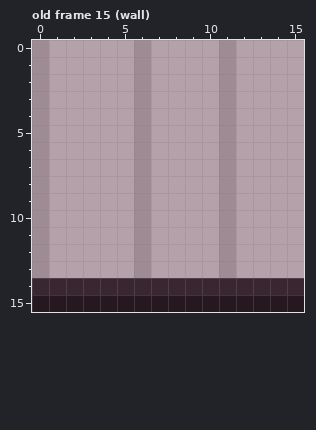
Two states of a pixel-art file, art/house_tiles/purple_floors.aseprite. Above, as it was before the edit.
16x16 pixels, 32 frames. Colours within 5 levels of each other are drawn and written as one. Shown: old frame 15 (wall). The commit also changed other frames, which this record leaves out.
Once edited:
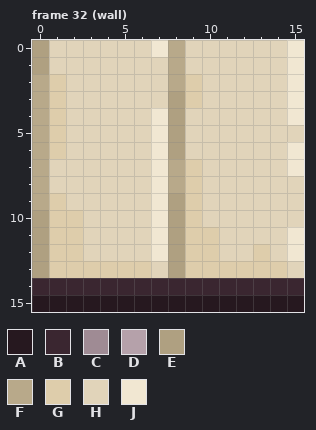
Palette (. is transparent): A #26181f  B #3a2630  C #9f8b94  D #b5a1aa  E #afa081  F #b8a98a  G #decdab  H #e1d4ba  J #f1e7d2
A new or re-ordered frame is compared with the old frame closest to it.
Edits made:
frames 32 -> 35
--- frame 32 (wall) is new; against old frame 15 (wall)
@@ x 0..15 @@
- 0 CDDDDDCDDDDCDDDD
- 1 CDDDDDCDDDDCDDDD
- 2 CDDDDDCDDDDCDDDD
- 3 CDDDDDCDDDDCDDDD
- 4 CDDDDDCDDDDCDDDD
- 5 CDDDDDCDDDDCDDDD
- 6 CDDDDDCDDDDCDDDD
- 7 CDDDDDCDDDDCDDDD
- 8 CDDDDDCDDDDCDDDD
- 9 CDDDDDCDDDDCDDDD
-10 CDDDDDCDDDDCDDDD
-11 CDDDDDCDDDDCDDDD
-12 CDDDDDCDDDDCDDDD
-13 CDDDDDCDDDDCDDDD
+ 0 EHHHHHHJFHHHHHHJ
+ 1 EHHHHHHHFHHHHHHJ
+ 2 FGHHHHHHFGHHHHHJ
+ 3 FGHHHHHHEGHHHHHJ
+ 4 FGHHHHHJEHHHHHHJ
+ 5 FGHHHHHJEHHHHHHH
+ 6 FGHHHHHJEHHHHHHJ
+ 7 FHHHHHHJFGHHHHHJ
+ 8 FHHHHHHJFGHHHHHH
+ 9 FGHHHHHJEGHHHHHH
+10 EGGHHHHJEGHHHHHH
+11 EGGHHHHJEGGHHHHJ
+12 EGGHHHHJEGGHHGHJ
+13 EGGGGGGHEGGGGGGH
 14 BBBBBBBBBBBBBBBB
Changed places in both pictures, as pixel boxes (x1, y1, x2, y2):
changed: (32, 40, 304, 278)
